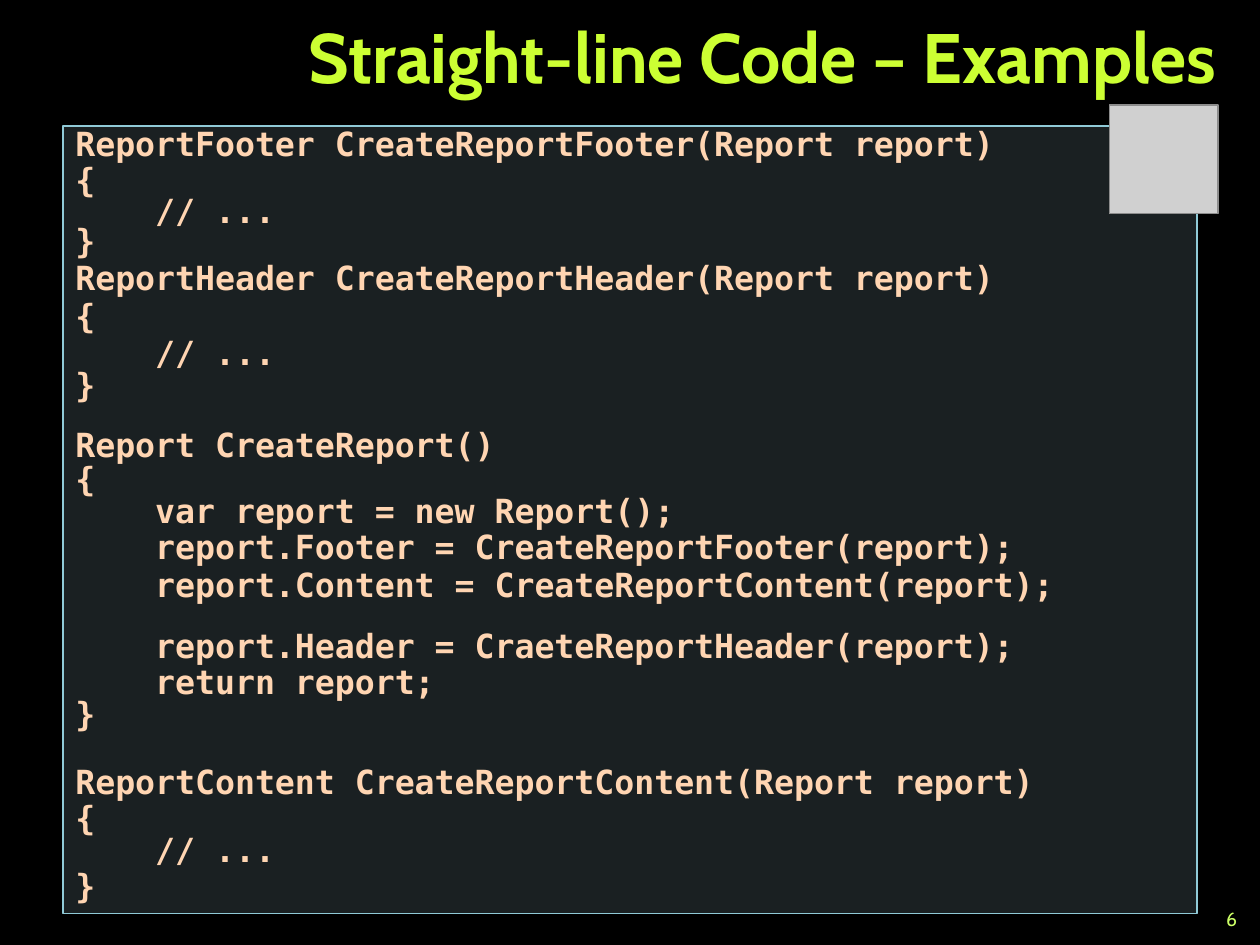
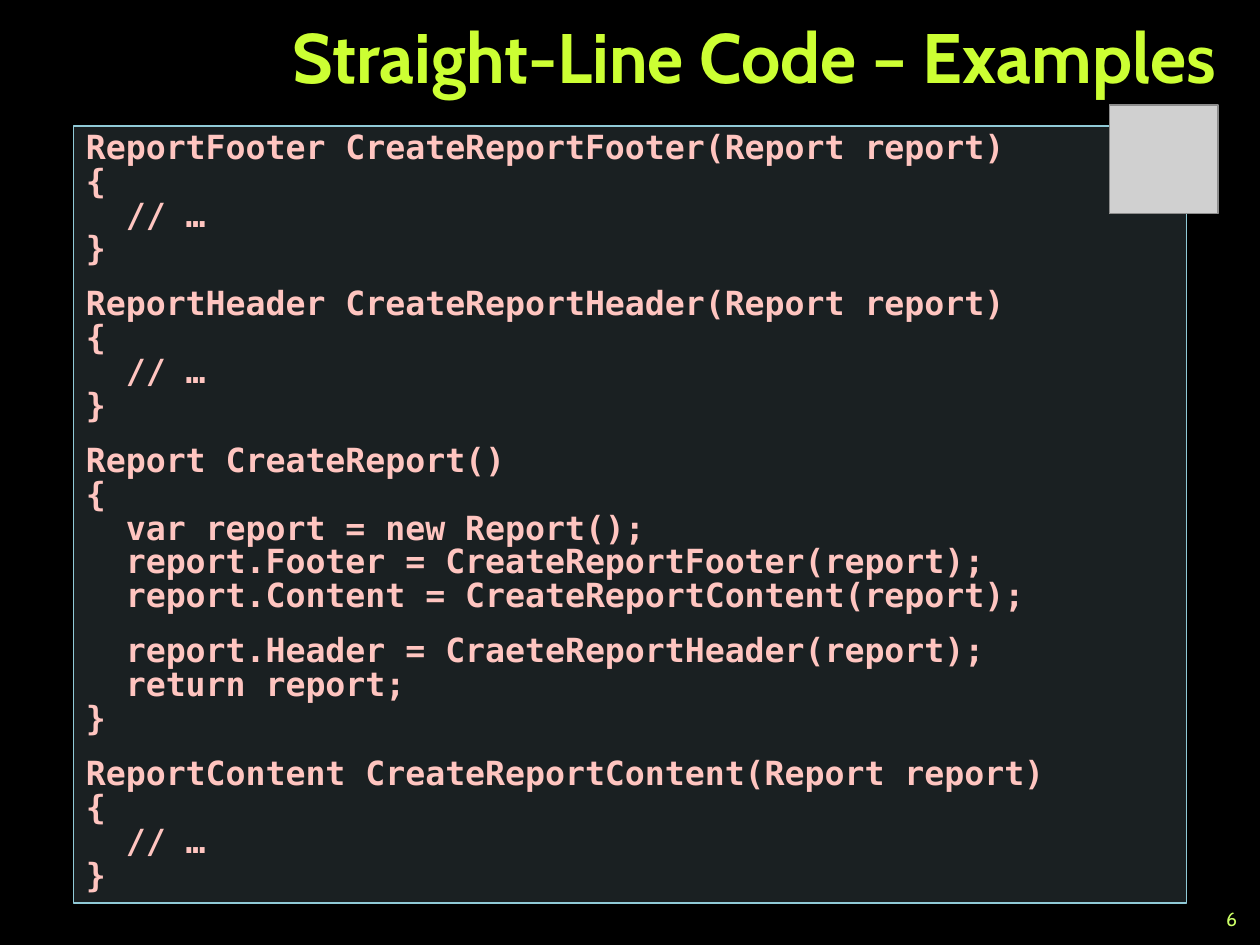
Before and after one commit to NikolayGenov/TelerikAcademy, a slide deck: slide 6 of KPK/Lectures/6. Using Control Structures, Conditional Statements and Loops.pptx. Drawn at 1260x945 pixels with LibreOffice and Linux fonts; fonts in the diff are those of the drawing; grey boxes stand for pictures; background and template pictures are left out. Boxes give left, top, right and bottom in pixels: in the first picture for what was removed or moved away, otherwise in the second. Text is boxed around its words. In the diff, an @@ line names an element or a change of style, - is before the commit and + after.

```diff
--- a/KPK/Lectures/6. Using Control Structures, Conditional Statements and Loops.pptx
+++ b/KPK/Lectures/6. Using Control Structures, Conditional Statements and Loops.pptx
@@ title at (292, 30, 1216, 99): text changed @@
-Straight-line Code – Examples
+Straight-Line Code – Examples
@@ text in rectangle at (73, 126, 1186, 903): text changed; text colour #FFD5B2 to #FFC5C0 @@
-// ...
+// …
@@ text in rectangle at (73, 126, 1186, 903): text changed; text colour #FFD5B2 to #FFC5C0 @@
-// ...
+// …
@@ text in rectangle at (73, 126, 1186, 903): text changed; text colour #FFD5B2 to #FFC5C0 @@
-// ...
+// …
@@ rectangle "ReportFooter CreateReportFooter(Report report)": place and size @@
-rectangle "ReportFooter CreateReportFooter(Report report)" at (63, 126, 1197, 914)
+rectangle "ReportFooter CreateReportFooter(Report report)" at (73, 126, 1186, 903)
@@ text in rectangle at (86, 133, 1044, 792): text colour #FFD5B2 to #FFC5C0; line spacing 0.75 to 0.85; line spacing 0.95 to 0.85; more space between paragraphs; line spacing 0.5 to 0.85 @@
```
Also in this commit, not shown: 45 other slides changed, 17 other files.
